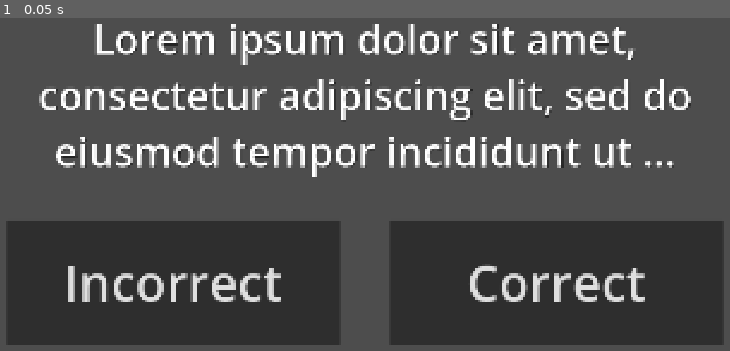
Above: before the commit, frame 1.
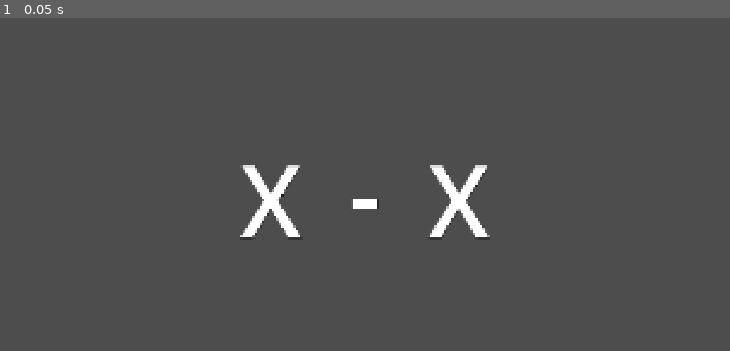
Above: after the commit, the same moment.

Repository: NyaaDoodle/team-questionnaire
Game: Godot game, scene res://scenes/game.tscn
Same seed, same stepped clock (60 frames per second), same inputs: the game is played once before the commit and once after it.
Inputs:
- Up to frame 1 (0.05 s): no input

The runs differ from the first frame. In frame 1, 43% of the frame differs, in the area x 1-99%, y 1-99%.

Commit message:
Added question screen and result screen bases

Diff:
--- a/project.godot
+++ b/project.godot
@@ -11,7 +11,7 @@
 [application]
 
 config/name="TeamQuestionnaire"
-run/main_scene="uid://pu2s4p5ng81c"
+run/main_scene="uid://cl8oaf628nrxd"
 config/features=PackedStringArray("4.6", "GL Compatibility")
 config/icon="res://icon.svg"
 
--- a/scenes/game.tscn
+++ b/scenes/game.tscn
@@ -1,32 +1,16 @@
-[gd_scene format=3 uid="uid://pu2s4p5ng81c"]
+[gd_scene format=3 uid="uid://cl8oaf628nrxd"]
 
-[ext_resource type="PackedScene" uid="uid://ceupqo10wixr6" path="res://scenes/answer_button.tscn" id="1_uwrxv"]
-[ext_resource type="PackedScene" uid="uid://bp6u0j0q436i0" path="res://scenes/question_label.tscn" id="2_yqjtg"]
+[ext_resource type="Script" uid="uid://du0qqdsqcc1fr" path="res://scripts/game_manager.gd" id="1_uwrxv"]
+[ext_resource type="PackedScene" uid="uid://c02011oliw4j1" path="res://scenes/results_screen.tscn" id="2_yqjtg"]
+[ext_resource type="Script" uid="uid://b2b2as10mfxhp" path="res://scripts/screen_loader.gd" id="3_lnu2h"]
 
-[node name="Game" type="Node2D" unique_id=349450631]
+[node name="Game" type="Node2D" unique_id=778614730]
 
-[node name="Camera2D" type="Camera2D" parent="." unique_id=1901648691]
+[node name="GameManager" type="Node" parent="." unique_id=691375986]
+script = ExtResource("1_uwrxv")
 
-[node name="AnswerButtons" type="Node" parent="." unique_id=1641802543]
+[node name="ScreenLoader" type="Node" parent="GameManager" unique_id=1471045446]
+script = ExtResource("3_lnu2h")
+initial_scene = ExtResource("2_yqjtg")
 
-[node name="AnswerButton" parent="AnswerButtons" unique_id=158550015 instance=ExtResource("1_uwrxv")]
-offset_left = 60.0
-offset_top = 50.0
-offset_right = 860.0
-offset_bottom = 350.0
-text = "Correct
-"
-
-[node name="AnswerButton2" parent="AnswerButtons" unique_id=1327887747 instance=ExtResource("1_uwrxv")]
-offset_left = -860.0
-offset_top = 50.0
-offset_right = -60.0
-offset_bottom = 350.0
-text = "Incorrect
-"
-
-[node name="QuestionLabel" parent="." unique_id=343454502 instance=ExtResource("2_yqjtg")]
-offset_left = -860.0
-offset_top = -450.0
-offset_right = 860.0
-offset_bottom = -48.0
+[node name="Camera2D" type="Camera2D" parent="." unique_id=409003338]
--- /dev/null
+++ b/scenes/question_screen.tscn
@@ -0,0 +1,30 @@
+[gd_scene format=3 uid="uid://pu2s4p5ng81c"]
+
+[ext_resource type="PackedScene" uid="uid://ceupqo10wixr6" path="res://scenes/answer_button.tscn" id="1_d5co2"]
+[ext_resource type="PackedScene" uid="uid://bp6u0j0q436i0" path="res://scenes/question_label.tscn" id="2_ynd44"]
+
+[node name="QuestionScreen" type="Node2D" unique_id=349450631]
+
+[node name="AnswerButtons" type="Node" parent="." unique_id=1641802543]
+
+[node name="AnswerButton" parent="AnswerButtons" unique_id=1327887747 instance=ExtResource("1_d5co2")]
+offset_left = -860.0
+offset_top = 70.0
+offset_right = -60.0
+offset_bottom = 370.0
+text = "Button1
+"
+
+[node name="AnswerButton2" parent="AnswerButtons" unique_id=158550015 instance=ExtResource("1_d5co2")]
+offset_left = 60.0
+offset_top = 70.0
+offset_right = 860.0
+offset_bottom = 370.0
+text = "Button2
+"
+
+[node name="QuestionLabel" parent="." unique_id=343454502 instance=ExtResource("2_ynd44")]
+offset_left = -860.0
+offset_top = -450.0
+offset_right = 860.0
+offset_bottom = -48.0
--- /dev/null
+++ b/scenes/results_screen.tscn
@@ -0,0 +1,39 @@
+[gd_scene format=3 uid="uid://c02011oliw4j1"]
+
+[node name="ResultsScreen" type="Node2D" unique_id=1773471176]
+
+[node name="LeftHandLabel" type="Label" parent="." unique_id=1362014039]
+offset_left = -300.0
+offset_top = -164.0
+offset_right = -151.0
+offset_bottom = 164.0
+theme_override_colors/font_shadow_color = Color(0, 0, 0, 1)
+theme_override_colors/font_outline_color = Color(0, 0, 0, 1)
+theme_override_font_sizes/font_size = 240
+text = "X"
+horizontal_alignment = 1
+vertical_alignment = 1
+
+[node name="MiddleLabel" type="Label" parent="." unique_id=174436527]
+offset_left = -38.0
+offset_top = -180.0
+offset_right = 39.0
+offset_bottom = 148.0
+theme_override_colors/font_shadow_color = Color(0, 0, 0, 1)
+theme_override_colors/font_outline_color = Color(0, 0, 0, 1)
+theme_override_font_sizes/font_size = 240
+text = "-"
+horizontal_alignment = 1
+vertical_alignment = 1
+
+[node name="RightHandLabel" type="Label" parent="." unique_id=743739724]
+offset_left = 151.0
+offset_top = -164.0
+offset_right = 300.0
+offset_bottom = 164.0
+theme_override_colors/font_shadow_color = Color(0, 0, 0, 1)
+theme_override_colors/font_outline_color = Color(0, 0, 0, 1)
+theme_override_font_sizes/font_size = 240
+text = "X"
+horizontal_alignment = 1
+vertical_alignment = 1
--- /dev/null
+++ b/scripts/game_manager.gd
@@ -0,0 +1 @@
+class_name GameManager extends Node
--- /dev/null
+++ b/scripts/screen_loader.gd
@@ -0,0 +1,7 @@
+class_name ScreenLoader extends Node
+
+@export var initial_scene: PackedScene
+
+func _ready() -> void:
+	var instance = initial_scene.instantiate()
+	add_child(instance)
Not shown, added: scripts/game_manager.gd.uid
Not shown, added: scripts/screen_loader.gd.uid
